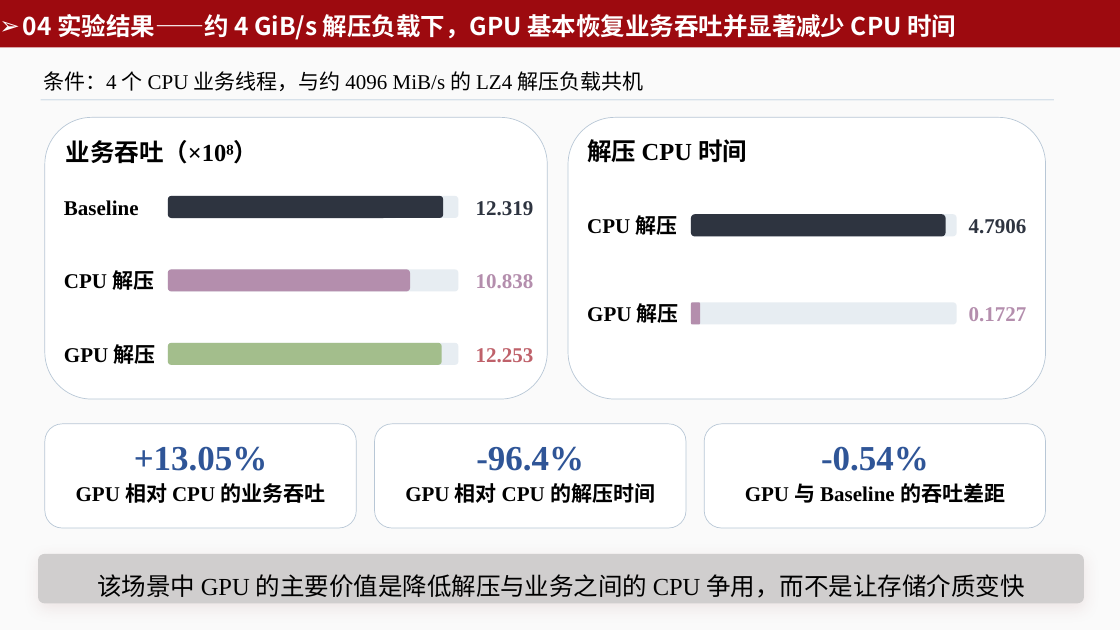
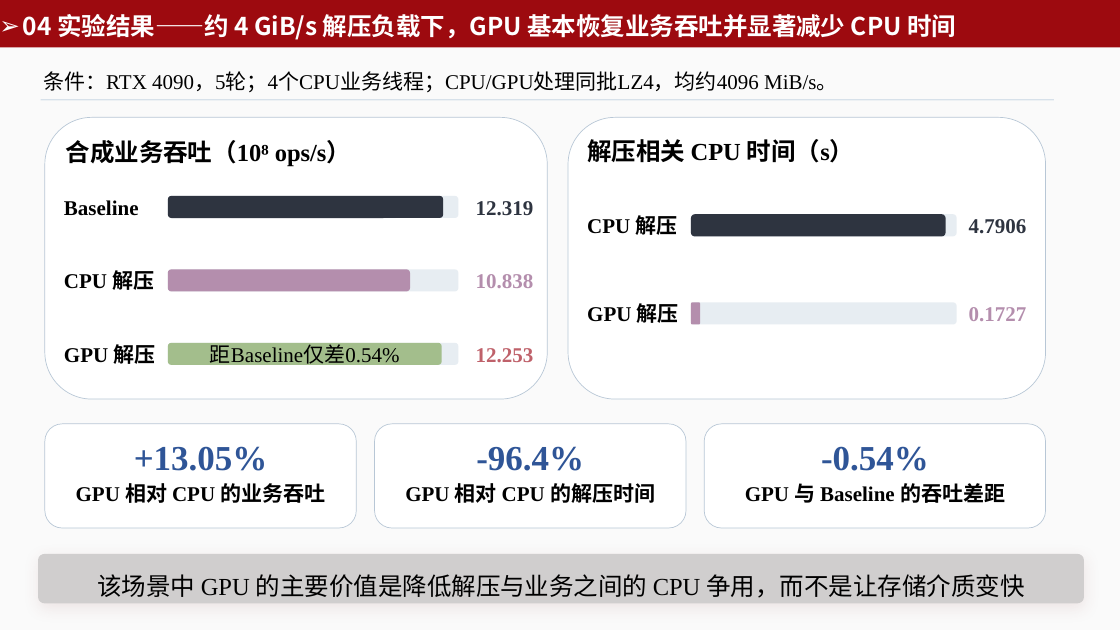
Before and after one commit to zhujiale520/GPUC, a slide deck: slide 19 of ppt/GPUC 项目答辩 — 基于 GPU 的透明存储压缩卸载系统.pptx. Drawn at 1120x630 pixels with LibreOffice and Linux fonts; fonts in the diff are those of the drawing. Boxes give left, top, right and bottom in pixels: in the first picture for what was removed or moved away, otherwise in the second. Text is boxed around its words. In the diff, an @@ line names an element or a change of style, - is before the commit and + after.

```diff
--- a/ppt/GPUC 项目答辩 — 基于 GPU 的透明存储压缩卸载系统.pptx
+++ b/ppt/GPUC 项目答辩 — 基于 GPU 的透明存储压缩卸载系统.pptx
@@ text at <box>43,71,837,92</box>: text changed @@
-条件：4 个 CPU 业务线程，与约 4096 MiB/s 的 LZ4 解压负载共机
+条件：RTX 4090，5轮；4个CPU业务线程；CPU/GPU处理同批LZ4，均约4096 MiB/s。
@@ text at <box>66,140,351,167</box>: text changed @@
-业务吞吐（×10⁸）
+合成业务吞吐（10⁸ ops/s）
@@ text at <box>587,139,854,163</box>: text changed @@
-解压 CPU 时间
+解压相关 CPU 时间（s）
@@ text in rounded rectangle at <box>210,341,400,367</box>: text added @@
+距Baseline仅差0.54%
```
Also in this commit, not shown: 14 other slides changed, 7 slides added, 5 slides removed, 10 other files.
